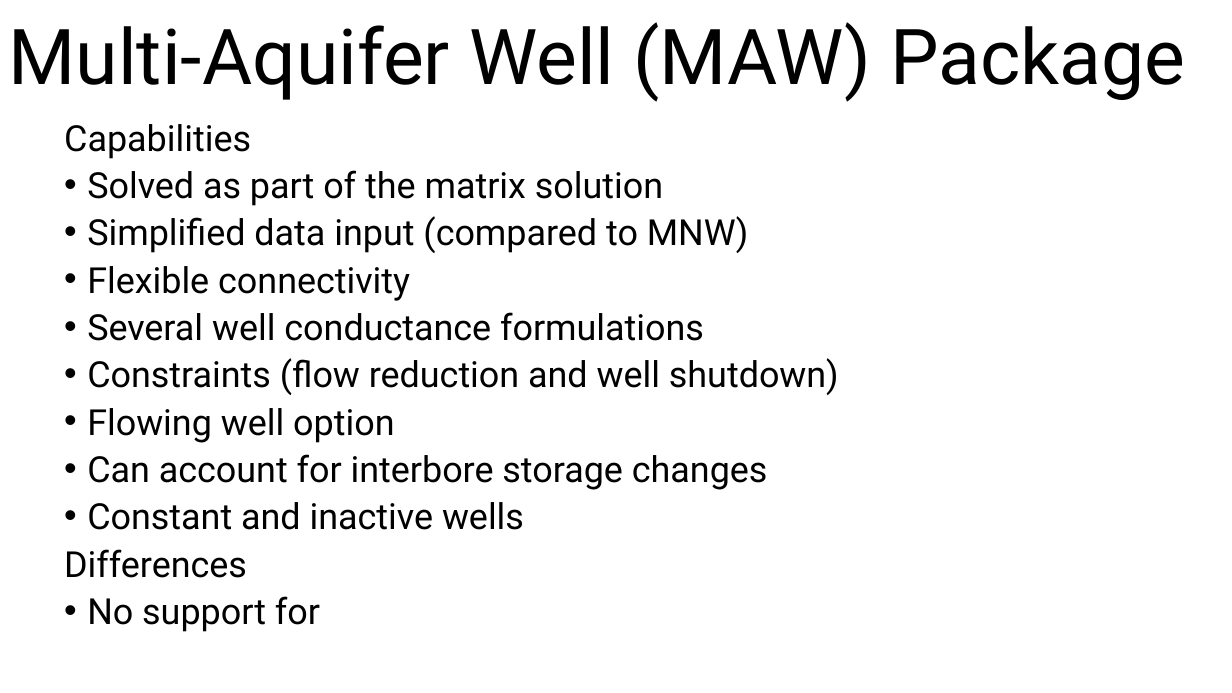
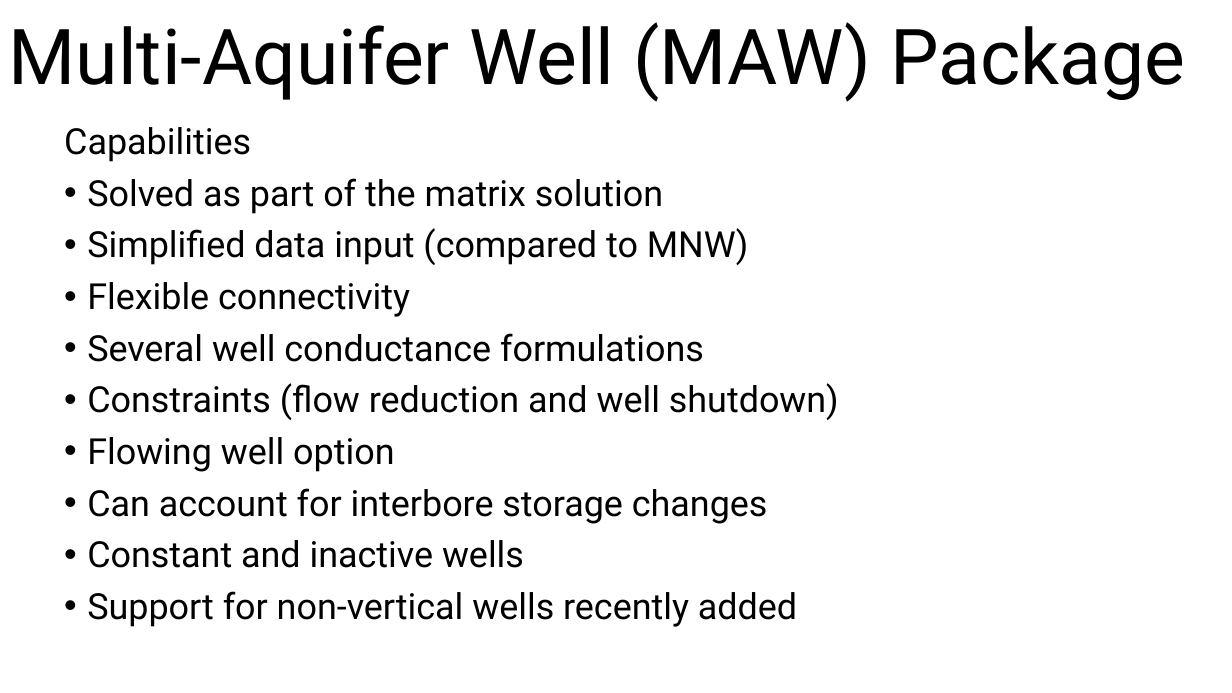
Before and after one commit to jlarsen-usgs/CWEMF-advanced-modflow, a slide deck: slide 18 of presentations/Advanced_Packages.pptx (slide 16 before the commit). Drawn at 1232x693 pixels with LibreOffice and Linux fonts; fonts in the diff are those of the drawing. Boxes give left, top, right and bottom in pixels: in the first picture for what was removed or moved away, otherwise in the second. Text is boxed around its words. In the diff, an @@ line names an element or a change of style, - is before the commit and + after.

```diff
--- a/presentations/Advanced_Packages.pptx
+++ b/presentations/Advanced_Packages.pptx
@@ text at (64, 127, 839, 568): line spacing 0.8 to 0.9 @@
@@ text at (87, 591, 797, 627): text changed @@
-Differences
-• No support for
+• Support for non-vertical wells recently added
```
Also in this commit, not shown: 6 other slides changed, 3 slides added, 1 slide removed.
